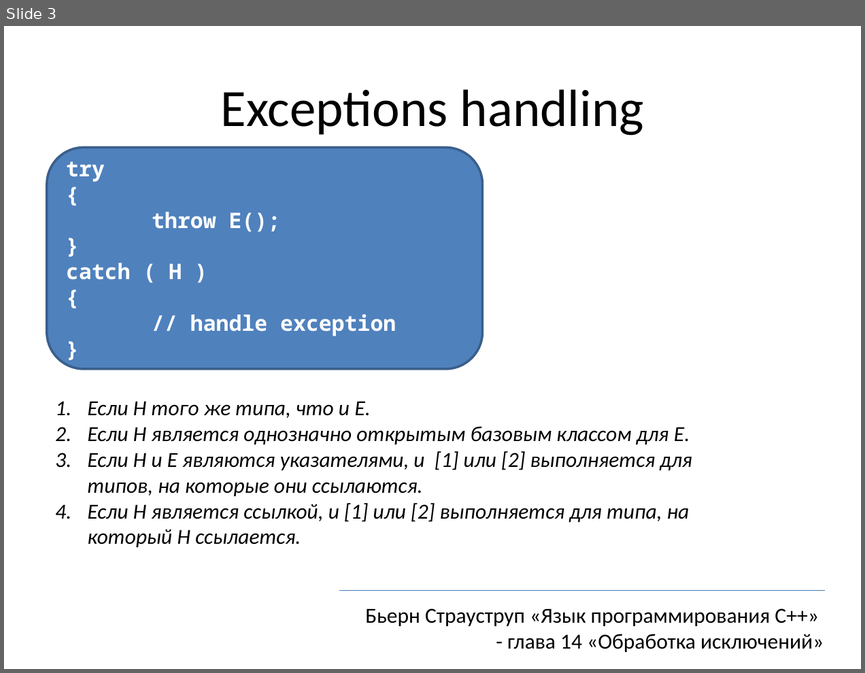
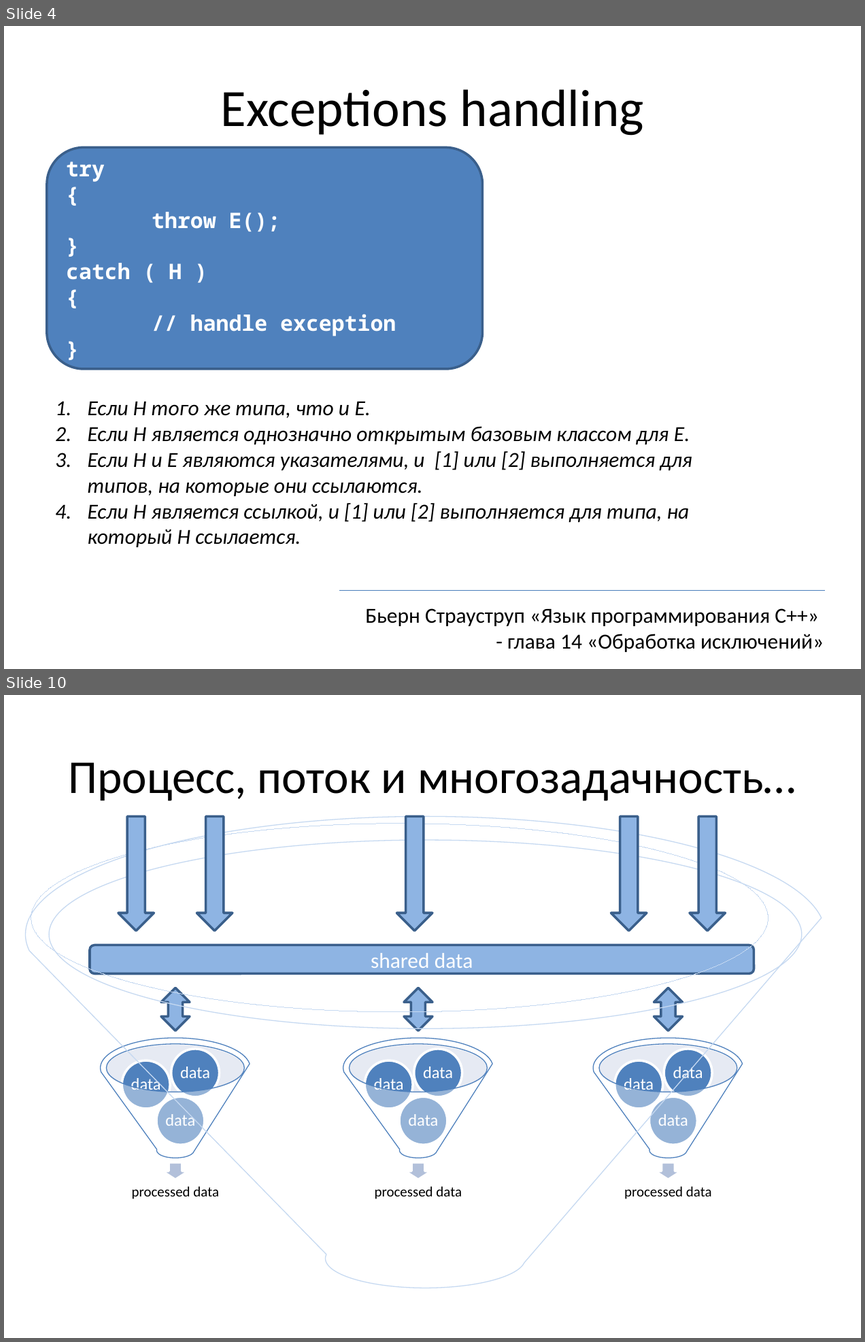
Before and after one commit to tscherkas/cpp_craft_1013, a slide deck: lections/cpp_craft_lec_3_pre.pptx. Shown one above the other, each under a label of ours: slide 3 before the commit, slides 4 and 10 after it; the slides between them are not shown. The pictures are 865x673 and 865x1342 pixels, drawn with LibreOffice and Linux fonts; fonts in the diff are those of the drawing. Boxes give left, top, right and bottom in pixels: in the first picture for what was removed or moved away, otherwise in the second. Text is boxed around its words. In the diff, an @@ line names an element or a change of style, - is before the commit and + after.

```diff
--- a/lections/cpp_craft_lec_3_pre.pptx
+++ b/lections/cpp_craft_lec_3_pre.pptx
@@ slide 10 added at (4, 695, 861, 1338), background #FFFFFF @@
@@ title added at (68, 762, 796, 801), 39.6 pt, text #000000 @@
+Процесс, поток и многозадачность…
@@ funnel added at (26, 817, 825, 1288), outline #C6D9F1 0.75 pt @@
@@ down arrow added at (118, 817, 154, 930), fill #8EB4E3, outline #3A5F8C 2 pt @@
@@ down arrow added at (197, 817, 232, 930), fill #8EB4E3, outline #3A5F8C 2 pt @@
@@ down arrow added at (396, 817, 432, 930), fill #8EB4E3, outline #3A5F8C 2 pt @@
@@ down arrow added at (611, 817, 647, 930), fill #8EB4E3, outline #3A5F8C 2 pt @@
@@ down arrow added at (689, 817, 725, 930), fill #8EB4E3, outline #3A5F8C 2 pt @@
@@ ellipse added at (31, 824, 768, 1012), outline #C6D9F1 0.75 pt @@
@@ rounded rectangle added at (90, 945, 753, 974), fill #8EB4E3, outline #3A5F8C 2 pt, 18 pt, text #FFFFFF @@
+shared data
@@ up down arrow added at (161, 988, 189, 1031), fill #8EB4E3, outline #3A5F8C 2 pt @@
@@ up down arrow added at (404, 988, 432, 1031), fill #8EB4E3, outline #3A5F8C 2 pt @@
@@ up down arrow added at (653, 988, 682, 1031), fill #8EB4E3, outline #3A5F8C 2 pt @@
@@ group added at (100, 1038, 250, 1199): 4 ellipses, 4 texts, 1 down arrow, 1 funnel @@
+processed data
+data
+data
+data
@@ group added at (343, 1038, 493, 1199): 4 ellipses, 4 texts, 1 down arrow, 1 funnel @@
+processed data
+data
+data
+data
@@ group added at (593, 1038, 742, 1199): 4 ellipses, 4 texts, 1 down arrow, 1 funnel @@
+processed data
+data
+data
+data
@@ what was slide 3 is now slide 4 @@
```
Also in this commit, not shown: 2 slides changed, 13 other slides added, 1 slide removed, 15 other files.
